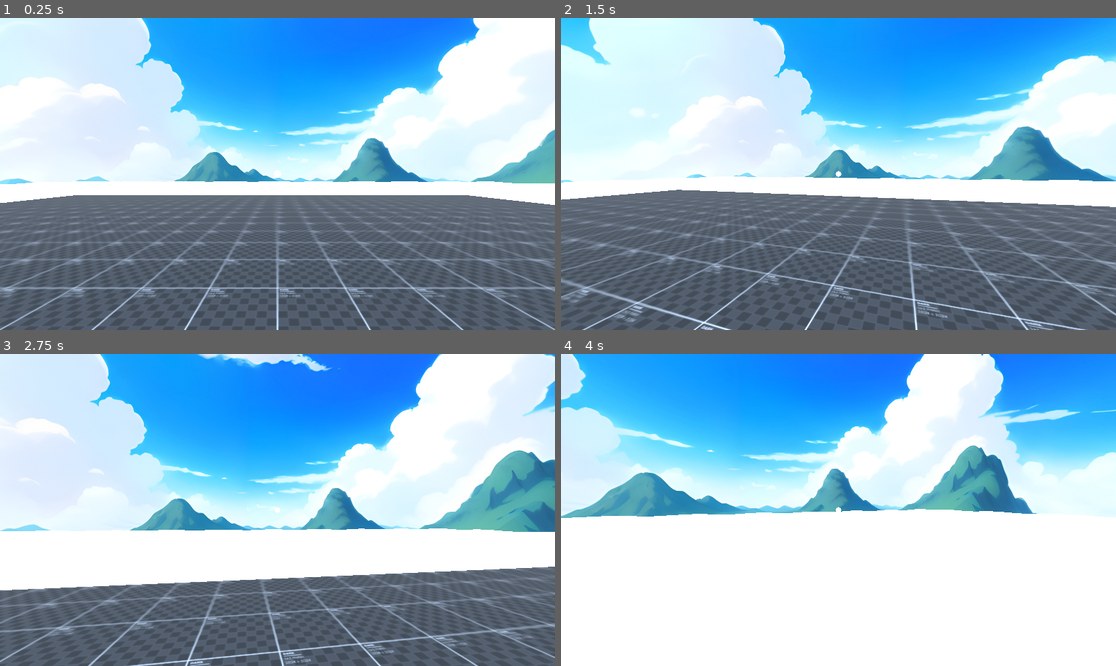
Above: before the commit, frames 1-4 (two rows, left to right).
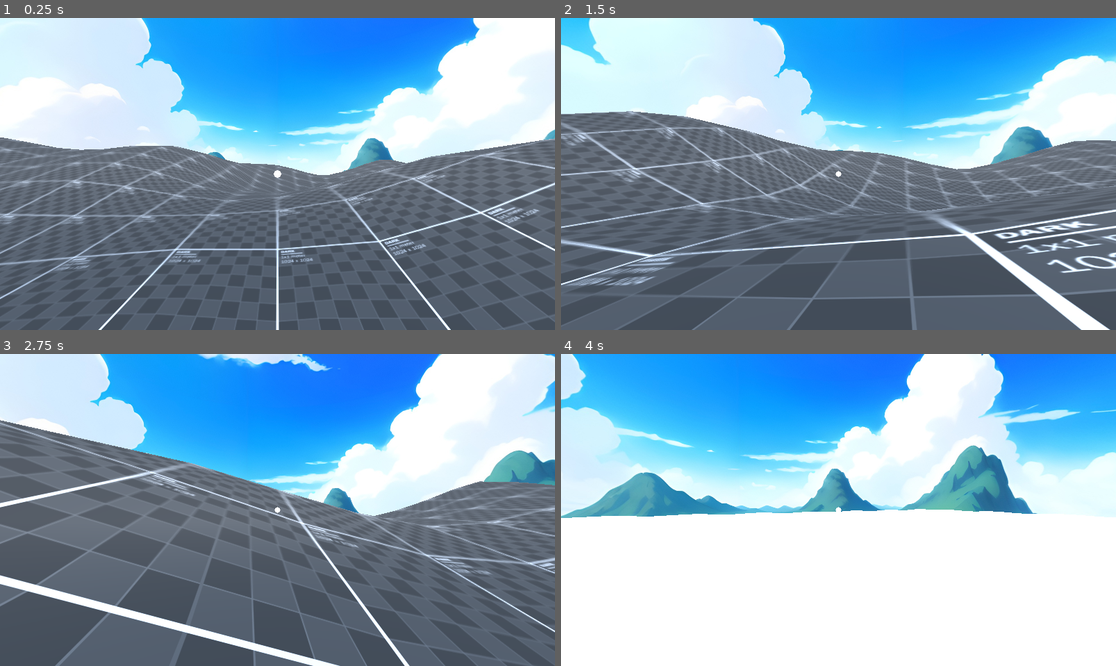
Above: after the commit, the same moments.

Repository: dairycultist/New-Hand-in-Mootown
Game: Godot game, scene res://world.tscn
Same seed, same stepped clock (60 frames per second), same inputs: the game is played once before the commit and once after it.
Inputs (mouse positions are in pixels of both pictures, inside the frame that each line leads up to):
- Up to frame 1 (0.25 s): no input
- Up to frame 2 (1.5 s): tap Enter (ui_accept) at 0.5, 0.77 s; move the mouse to (866, 174) at 0.52 s; hold E (interact) 0.53-1.28 s; hold W (walk_up) from 0.53 s (still down); move the mouse to (810, 174) at 1.27 s; tap E (interact) at 1.35 s
- Up to frame 3 (2.75 s): keep holding W (walk_up); tap Enter (ui_accept) at 1.52 s; move the mouse to (288, 503) at 2.02 s; hold E (interact) from 2.03 s (still down)
- Up to frame 4 (4 s): keep holding W (walk_up); move the mouse to (832, 516) at 2.77 s; release E (interact) at 2.78 s; tap E (interact) at 2.85 s; tap Enter (ui_accept) at 3.02, 3.77 s; move the mouse to (877, 513) at 3.52 s; hold E (interact) from 3.53 s (still down)

The runs differ from the first frame. In frame 1, 21% of the frame differs, in the area x 0-100%, y 38-100%; in frame 2, 28%; in frame 3, 39%, in the area x 0-100%, y 21-100%; in frame 4, nothing differs.

Commit message:
Noisy Terrain

Diff:
--- /dev/null
+++ b/debug.tres
@@ -0,0 +1,6 @@
+[gd_resource type="StandardMaterial3D" load_steps=2 format=3 uid="uid://qlv7l76vqd6d"]
+
+[ext_resource type="Texture2D" uid="uid://5bbin7l8thaw" path="res://debug.png" id="1_mhdhd"]
+
+[resource]
+albedo_texture = ExtResource("1_mhdhd")
--- a/terrain.gd
+++ b/terrain.gd
@@ -1,6 +1,8 @@
-extends MeshInstance3D
+extends StaticBody3D
 
 @export var SIZE := 128
+@export var TEX : NoiseTexture2D
+@export var MAT : Material
 
 # https://docs.godotengine.org/en/stable/tutorials/3d/procedural_geometry/arraymesh.html#doc-arraymesh
 # look into heightmapshape for collision
@@ -16,9 +18,12 @@
 	var indices = PackedInt32Array()
 
 	# generate mesh
+	await TEX.changed
+	var image := TEX.get_image()
+
 	for x in SIZE:
 		for z in SIZE:
-			verts.append(Vector3(x, 0, z))
+			verts.append(Vector3(x, image.get_pixel(x, z).r * 4, z))
 			normals.append(Vector3(0, 1, 0))
 			uvs.append(Vector2(x, z))
 
@@ -41,5 +46,8 @@
 	surface_array[Mesh.ARRAY_NORMAL] = normals
 	surface_array[Mesh.ARRAY_INDEX] = indices
 
-	mesh = ArrayMesh.new()
-	mesh.add_surface_from_arrays(Mesh.PRIMITIVE_TRIANGLES, surface_array)
+	var mesh_instance := MeshInstance3D.new()
+	mesh_instance.mesh = ArrayMesh.new()
+	mesh_instance.mesh.add_surface_from_arrays(Mesh.PRIMITIVE_TRIANGLES, surface_array)
+	mesh_instance.set_surface_override_material(0, MAT)
+	add_child(mesh_instance)
--- a/world.tscn
+++ b/world.tscn
@@ -2,18 +2,22 @@
 
 [ext_resource type="Script" uid="uid://cho1b2afucinu" path="res://player_controller.gd" id="1_fj7yv"]
 [ext_resource type="Script" uid="uid://c8isjemgcwtr4" path="res://terrain.gd" id="2_gbfbk"]
-[ext_resource type="Texture2D" uid="uid://5bbin7l8thaw" path="res://debug.png" id="2_ioo17"]
+[ext_resource type="Material" uid="uid://qlv7l76vqd6d" path="res://debug.tres" id="3_gbfbk"]
 [ext_resource type="Script" uid="uid://chbsn7nbruab6" path="res://rigidbodies/debug_spawner.gd" id="3_tlwt5"]
 [ext_resource type="Shader" uid="uid://jssol36neqch" path="res://crosshair.gdshader" id="4_aqk2v"]
 [ext_resource type="Texture2D" uid="uid://b66rif0rccsgv" path="res://clouds_anime_6k.jpg" id="5_036b0"]
-[ext_resource type="PackedScene" uid="uid://c0tyttwg6aob5" path="res://rigidbodies/debris.tscn" id="6_gbfbk"]
 [ext_resource type="Shader" uid="uid://uoqytvx0q5e" path="res://water.gdshader" id="6_pkg7o"]
 [ext_resource type="Texture2D" uid="uid://dq6mfe75qjd17" path="res://water.jpg" id="7_gbfbk"]
 
 [sub_resource type="CapsuleShape3D" id="CapsuleShape3D_gv5m4"]
 
-[sub_resource type="StandardMaterial3D" id="StandardMaterial3D_ioo17"]
-albedo_texture = ExtResource("2_ioo17")
+[sub_resource type="FastNoiseLite" id="FastNoiseLite_ioo17"]
+noise_type = 3
+frequency = 0.0927
+fractal_octaves = 2
+
+[sub_resource type="NoiseTexture2D" id="NoiseTexture2D_wse8f"]
+noise = SubResource("FastNoiseLite_ioo17")
 
 [sub_resource type="WorldBoundaryShape3D" id="WorldBoundaryShape3D_pkg7o"]
 
@@ -65,14 +69,13 @@
 [node name="Hold Anchor" type="Node3D" parent="Player/Camera3D"]
 transform = Transform3D(1, 0, 0, 0, 1, 0, 0, 0, 1, 0, 0, -2)
 
-[node name="Floor" type="StaticBody3D" parent="."]
-
-[node name="MeshInstance3D" type="MeshInstance3D" parent="Floor"]
-material_override = SubResource("StandardMaterial3D_ioo17")
+[node name="Terrain" type="StaticBody3D" parent="."]
 script = ExtResource("2_gbfbk")
 SIZE = 32
+TEX = SubResource("NoiseTexture2D_wse8f")
+MAT = ExtResource("3_gbfbk")
 
-[node name="CollisionShape3D" type="CollisionShape3D" parent="Floor"]
+[node name="CollisionShape3D" type="CollisionShape3D" parent="Terrain"]
 visible = false
 shape = SubResource("WorldBoundaryShape3D_pkg7o")
 
@@ -112,10 +115,6 @@
 [node name="WorldEnvironment" type="WorldEnvironment" parent="."]
 environment = SubResource("Environment_gbfbk")
 
-[node name="Debris" parent="." instance=ExtResource("6_gbfbk")]
-transform = Transform3D(1, 0, 0, 0, 1, 0, 0, 0, 1, 25.2018, -1.42701, 0)
-gravity_scale = 0.0
-
 [node name="Water" type="MeshInstance3D" parent="."]
 transform = Transform3D(1, 0, 0, 0, 1, 0, 0, 0, 1, 0, -2, 0)
 mesh = SubResource("QuadMesh_ioo17")
